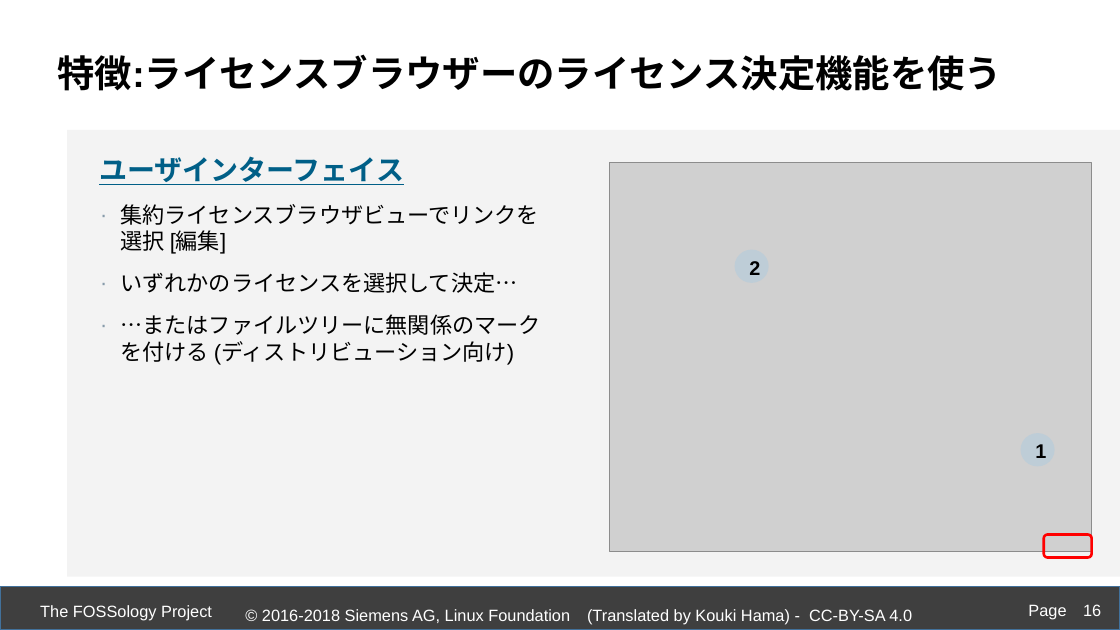
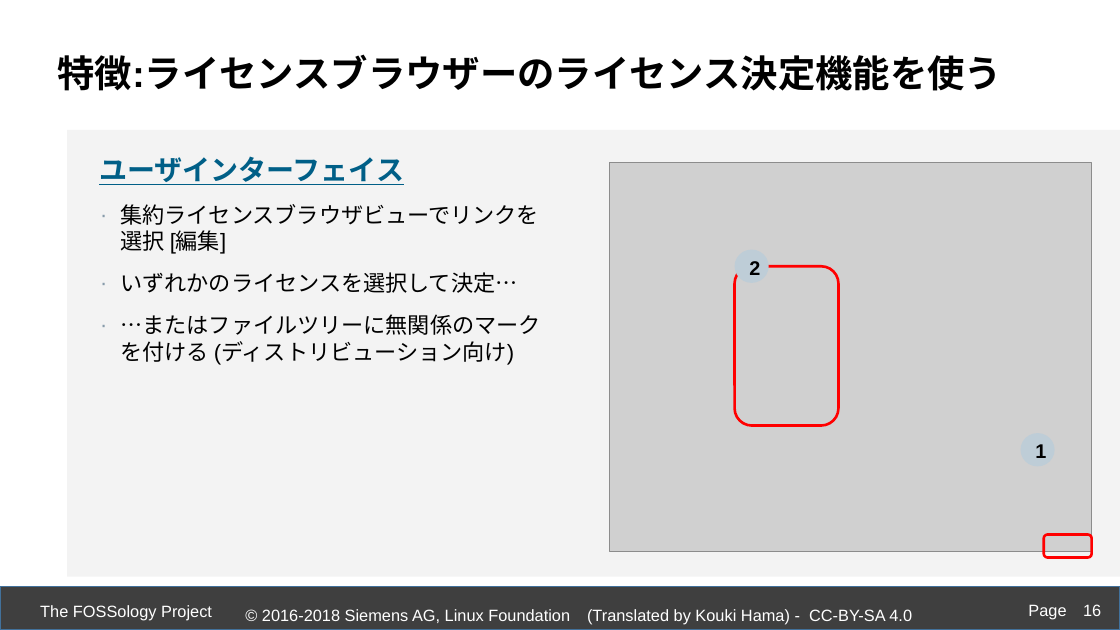
Before and after one commit to fossology/FOSSologySlides, a slide deck: slide 16 of Module-D-JPN-Acceleration-Features.pptx. Drawn at 1120x630 pixels with LibreOffice and Linux fonts; fonts in the diff are those of the drawing; grey boxes stand for pictures; background and template pictures are left out. Boxes give left, top, right and bottom in pixels: in the first picture for what was removed or moved away, otherwise in the second. Text is boxed around its words. In the diff, an @@ line names an element or a change of style, - is before the commit and + after.

```diff
--- a/Module-D-JPN-Acceleration-Features.pptx
+++ b/Module-D-JPN-Acceleration-Features.pptx
@@ rounded rectangle added at (x1=735, y1=266, x2=839, y2=426), outline #FF0000 2.24 pt @@
```
Also in this commit, not shown: 11 other slides changed, 4 other files.
